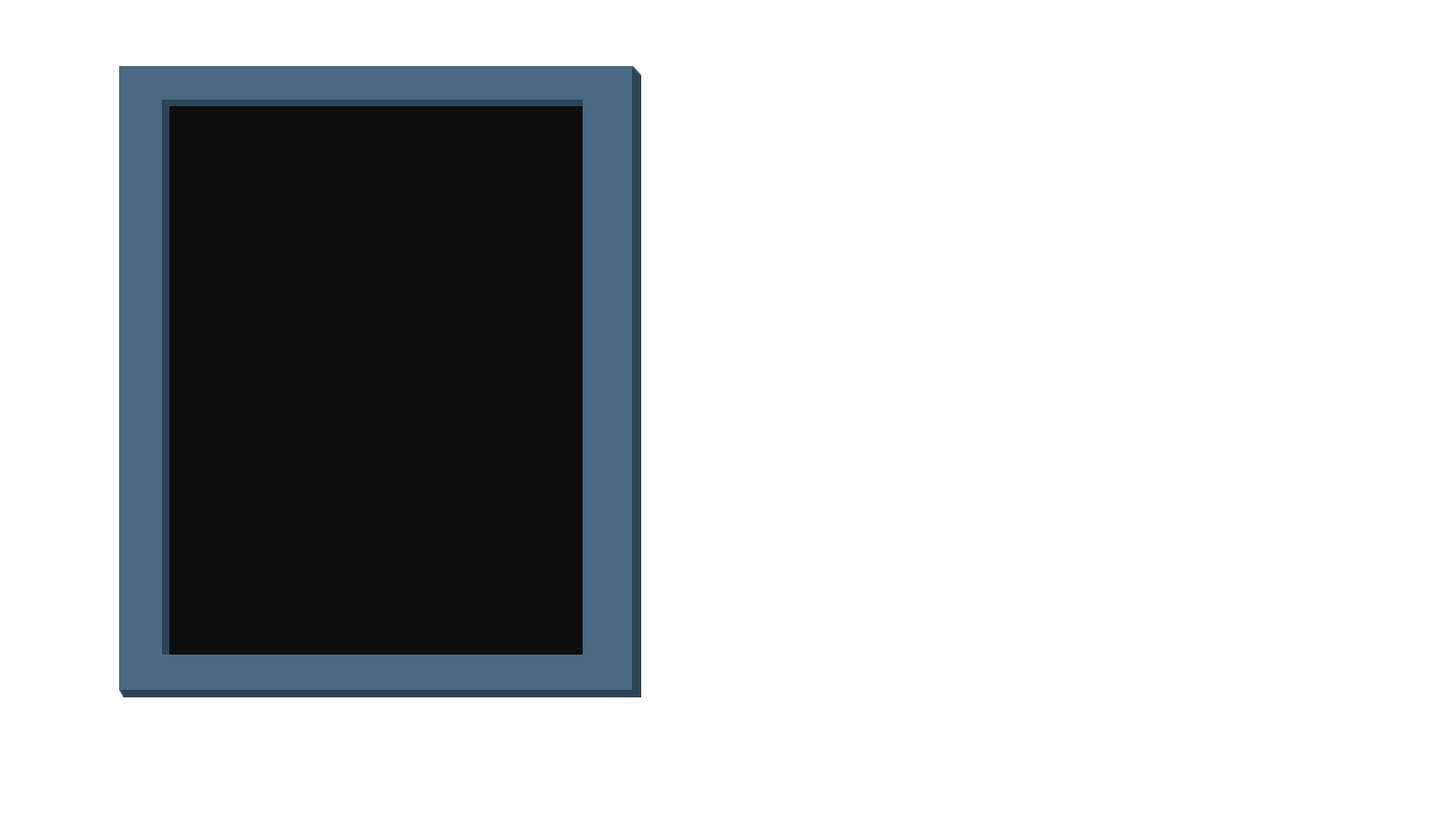
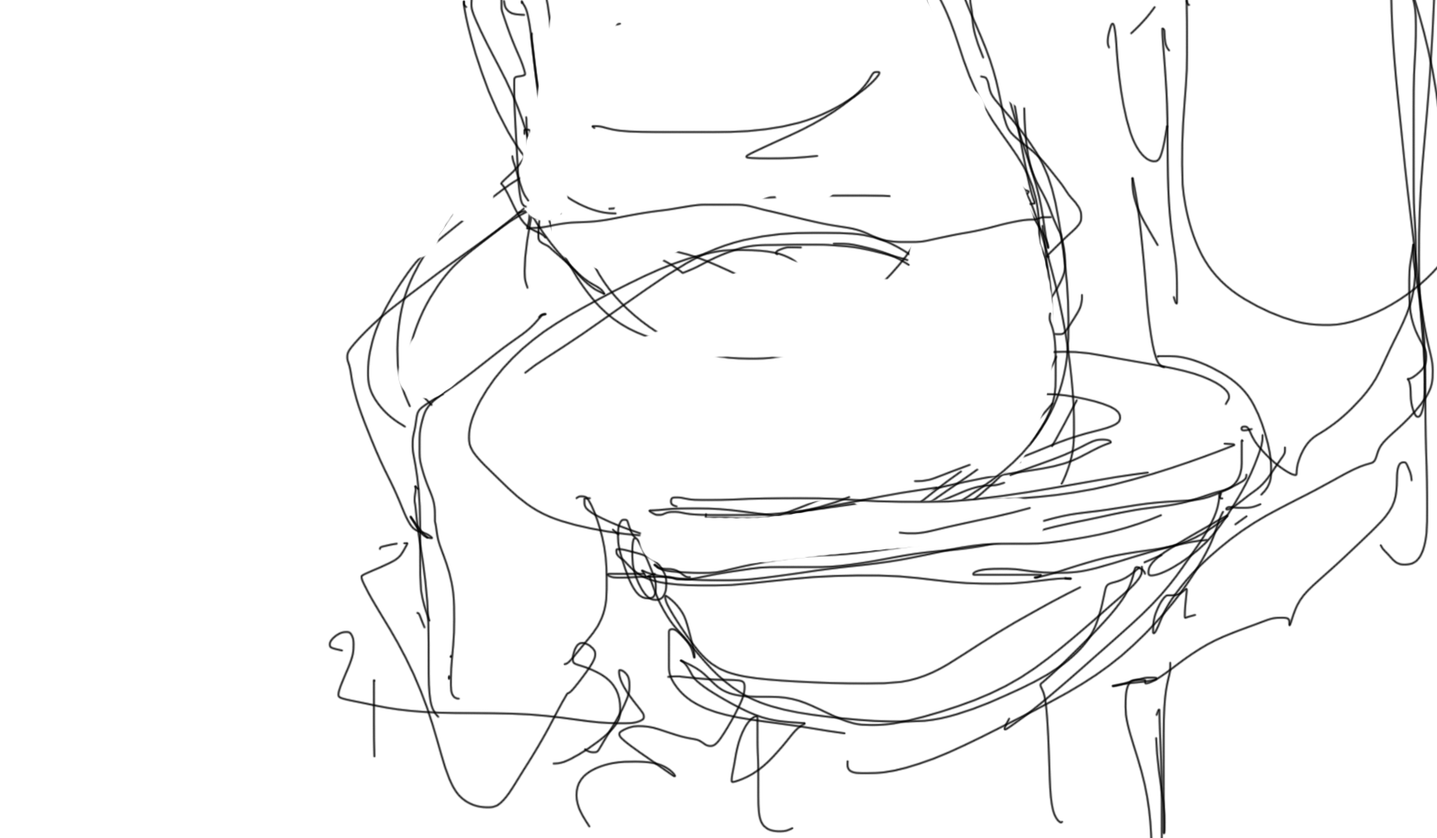
Layers edited between the first and the second 1437x838 image:
renamed "Layer 2 copy" to "Layer 3", moved it above "Layer 2", painted on it over [119, 0, 1437, 838]
moved "Layer 2" above "Layer 1", painted on it over [119, 0, 1437, 838]
hid "Layer 1", moved it above "Layer 1 copy", painted on it over [161, 93, 1091, 777]
hid "Layer 1 copy", painted on it over [119, 66, 1105, 698]
